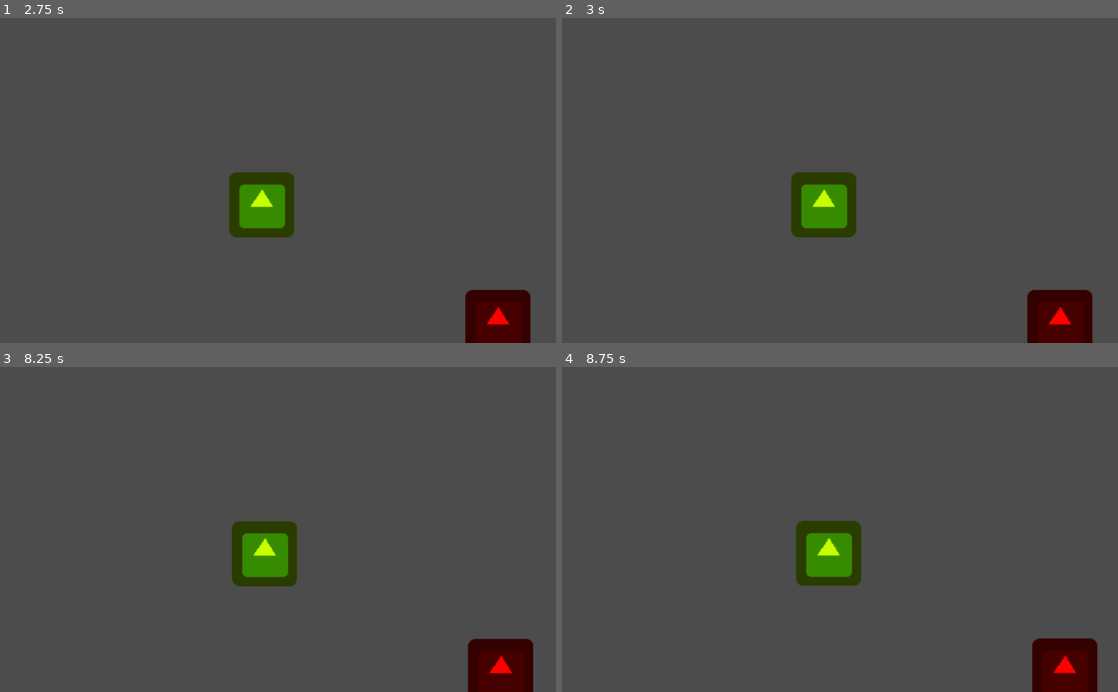
Above: before the commit, frames 1-4 (two rows, left to right).
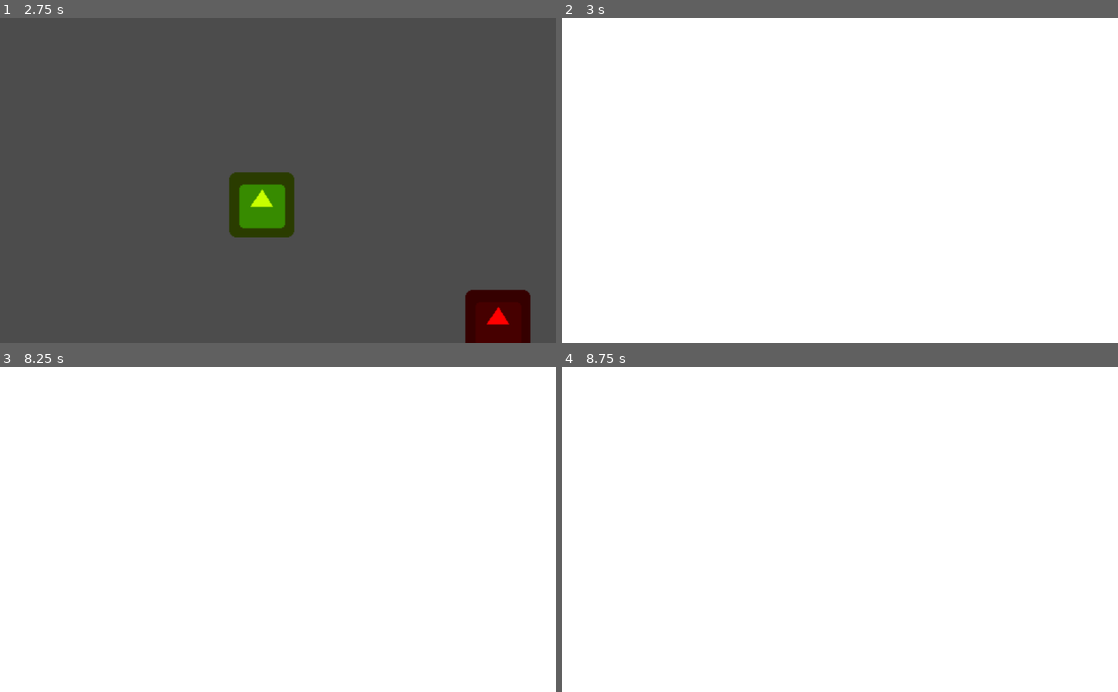
Above: after the commit, the same moments.

Repository: AndreMoukarzel/Grana-Preta
Game: Godot game, scene res://OpeningMenu.tscn
Two runs of this game, one before a commit and one after it. Both use one fixed random seed, a clock stepped at 60 frames per second and the inputs below. The engine's default icon, where the game draws it, is replaced by a stand-in: a white triangle on a blue panel in a dark square.
Inputs (mouse positions are in pixels of both pictures, inside the frame that each line leads up to):
- Up to frame 1 (2.75 s): tap Enter at 0.5 s; move the mouse to (400, 164) at 0.52 s; press the mouse at (400, 164) at 0.53 s; tap Space at 1.25 s; move the mouse to (166, 196) at 1.27 s; release the mouse at (166, 196) at 1.28 s; click (166, 196) at 1.35 s; move the mouse to (333, 109) at 2.02 s; press the mouse at (333, 109) at 2.03 s
- Up to frame 2 (3 s): release the mouse at (895, 109) at 2.75 s; click (823, 203) at 2.75 s
- Up to frame 3 (8.25 s): click (500, 672) at 3.52 s; click (261, 552) at 4.27 s; click (500, 672) at 5.02 s; click (261, 552) at 5.77 s; click (500, 672) at 6.52 s; tap Enter at 7.25 s; move the mouse to (250, 594) at 7.27 s; click (250, 594) at 7.35 s; tap Space at 8 s; move the mouse to (444, 578) at 8.02 s; press the mouse at (444, 578) at 8.03 s
- Up to frame 4 (8.75 s): no input

Frame 1 is identical in both runs. In frame 2, 100% of the frame differs, in the area x 0-100%, y 0-100%; in frame 3, 100%; in frame 4, 100%.

Commit message:
Change school background to panel

Diff:
--- a/school/School.gd
+++ b/school/School.gd
@@ -5,4 +5,4 @@
 # var b = "textvar"
 
 func _ready():
-	$Background/TextureRect.rect_size = OS.get_screen_size()
+	$Background/Panel.rect_size = OS.get_screen_size()
--- a/school/School.tscn
+++ b/school/School.tscn
@@ -1,9 +1,10 @@
-[gd_scene load_steps=5 format=2]
+[gd_scene load_steps=4 format=2]
 
 [ext_resource path="res://school/School.gd" type="Script" id=1]
-[ext_resource path="res://icon.png" type="Texture" id=2]
-[ext_resource path="res://SwipeHandler.tscn" type="PackedScene" id=3]
-[ext_resource path="res://school/TouchZoomCamera.gd" type="Script" id=4]
+[ext_resource path="res://SwipeHandler.tscn" type="PackedScene" id=2]
+
+[sub_resource type="StyleBoxFlat" id=1]
+bg_color = Color( 1, 1, 1, 1 )
 
 [node name="School" type="Control"]
 margin_right = 40.0
@@ -13,19 +14,16 @@
 [node name="Background" type="ParallaxBackground" parent="."]
 scroll_ignore_camera_zoom = true
 
-[node name="TextureRect" type="TextureRect" parent="Background"]
-modulate = Color( 255, 255, 255, 1 )
-margin_right = 100.0
-margin_bottom = 100.0
-texture = ExtResource( 2 )
-expand = true
+[node name="Panel" type="Panel" parent="Background"]
+margin_right = 40.0
+margin_bottom = 40.0
+custom_styles/panel = SubResource( 1 )
 
-[node name="SwipeHandler" parent="." instance=ExtResource( 3 )]
+[node name="SwipeHandler" parent="." instance=ExtResource( 2 )]
 
 [node name="SwipingCamera" parent="SwipeHandler" index="0"]
 limit_right = 600
 limit_bottom = 1000
-script = ExtResource( 4 )
 
 [node name="Subjects" type="Control" parent="."]
 margin_right = 40.0
